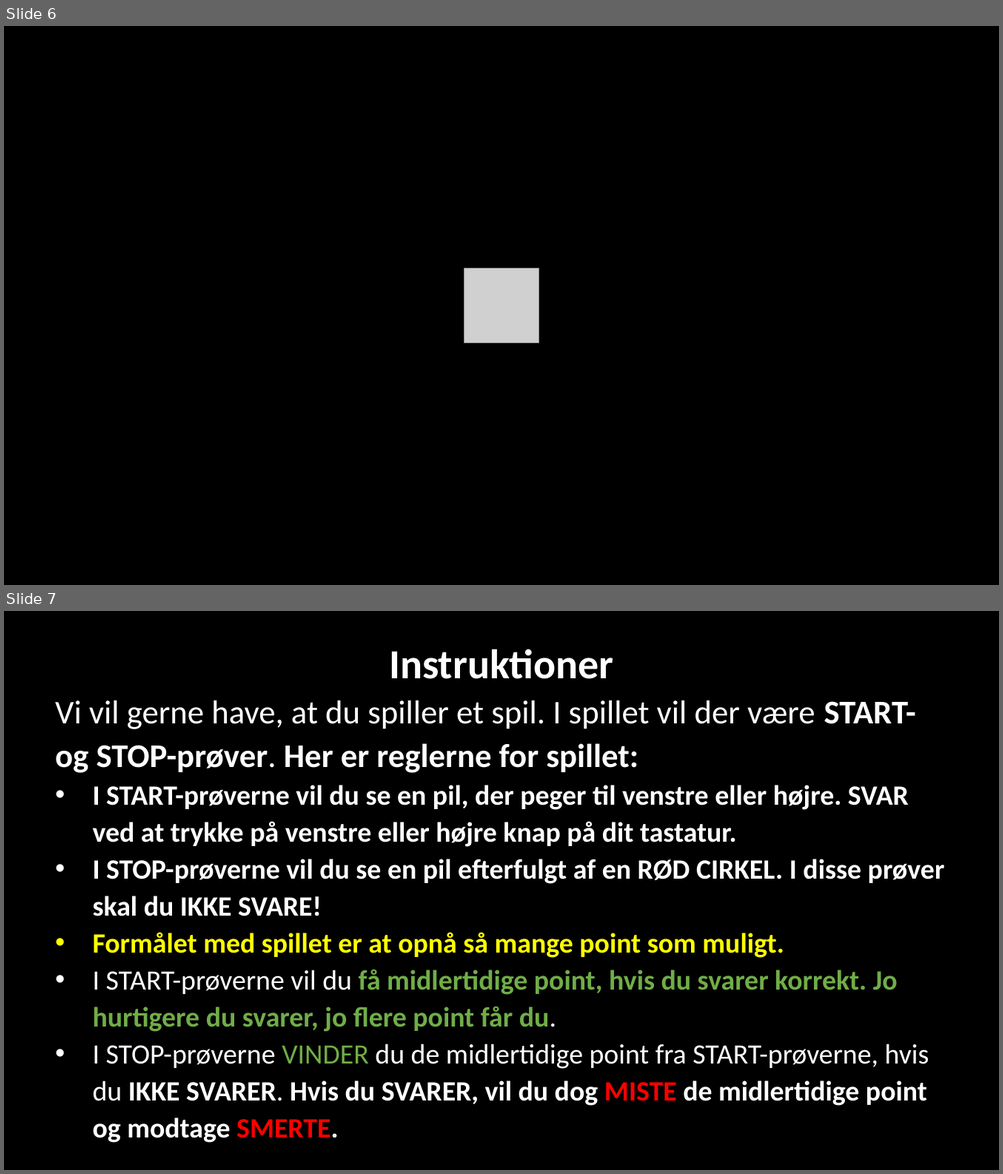
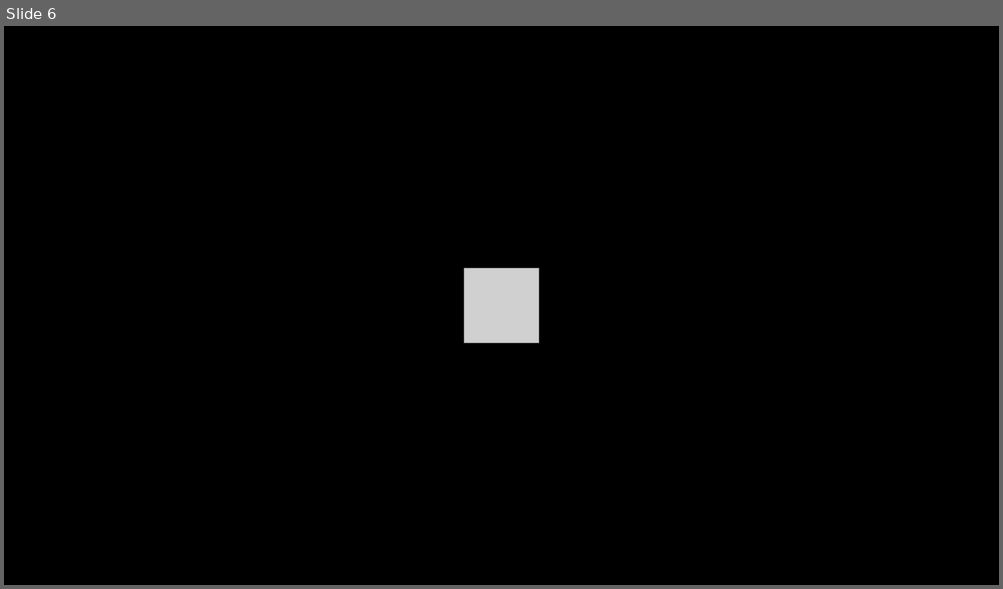
Before and after one commit to LabBench-Society/Protocols.Beta, a slide deck: docs/aau.cnap.lnp.cogniPain2.protocol.v1/StopSignalGameImages_DE.pptx. Shown one above the other, each under a label of ours: slides 6 and 7 before the commit, slide 6 after it. The pictures are 1003x1174 and 1003x589 pixels, drawn with LibreOffice and Linux fonts; fonts in the diff are those of the drawing; grey boxes stand for pictures. Boxes give left, top, right and bottom in pixels: in the first picture for what was removed or moved away, otherwise in the second. Text is boxed around its words. In the diff, an @@ line names an element or a change of style, - is before the commit and + after.

```diff
--- a/docs/aau.cnap.lnp.cogniPain2.protocol.v1/StopSignalGameImages_DE.pptx
+++ b/docs/aau.cnap.lnp.cogniPain2.protocol.v1/StopSignalGameImages_DE.pptx
@@ slide 7 removed at (x1=4, y1=611, x2=999, y2=1170), background #000000 @@
@@ text removed at (x1=55, y1=649, x2=945, y2=1143) @@
-Instruktioner
-Vi vil gerne have, at du spiller et spil. I spillet vil der være START- og STOP-prøver. Her er reglerne for spillet:
-• I START-prøverne vil du se en pil, der peger til venstre eller højre. SVAR ved at trykke på venstre eller højre knap på dit tastatur.
-• I STOP-prøverne vil du se en pil efterfulgt af en RØD CIRKEL. I disse prøver skal du IKKE SVARE!
-• Formålet med spillet er at opnå så mange point som muligt.
-• I START-prøverne vil du få midlertidige point, hvis du svarer korrekt. Jo hurtigere du svarer, jo flere point får du.
-• I STOP-prøverne VINDER du de midlertidige point fra START-prøverne, hvis du IKKE SVARER. Hvis du SVARER, vil du dog MISTE de midlertidige point og modtage SMERTE.
```
Also in this commit, not shown: 1 slide added, 2 other files.
